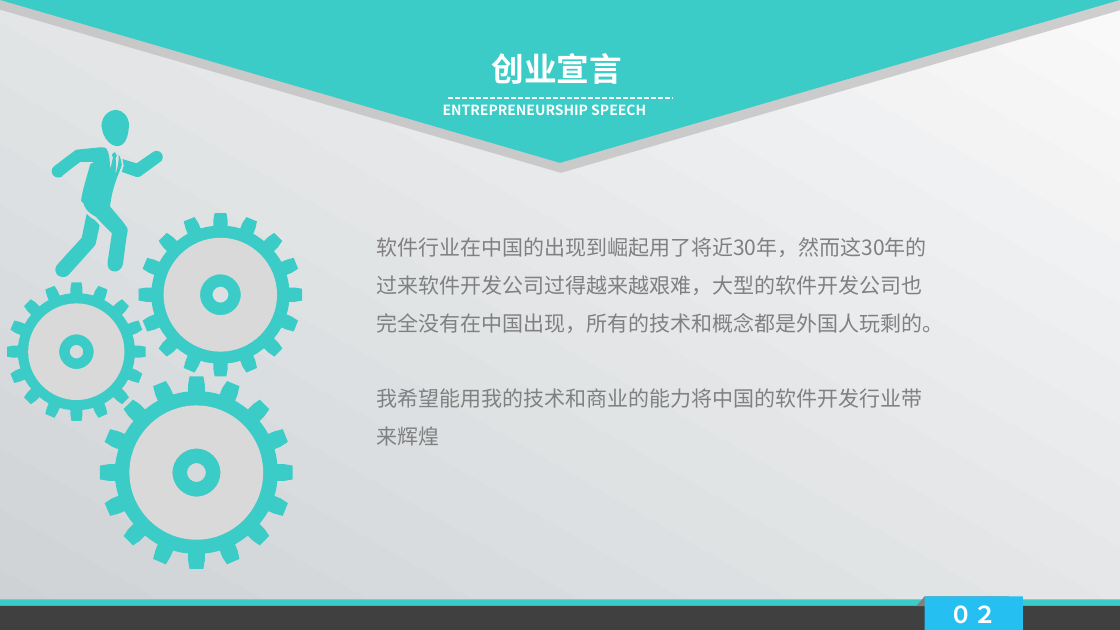
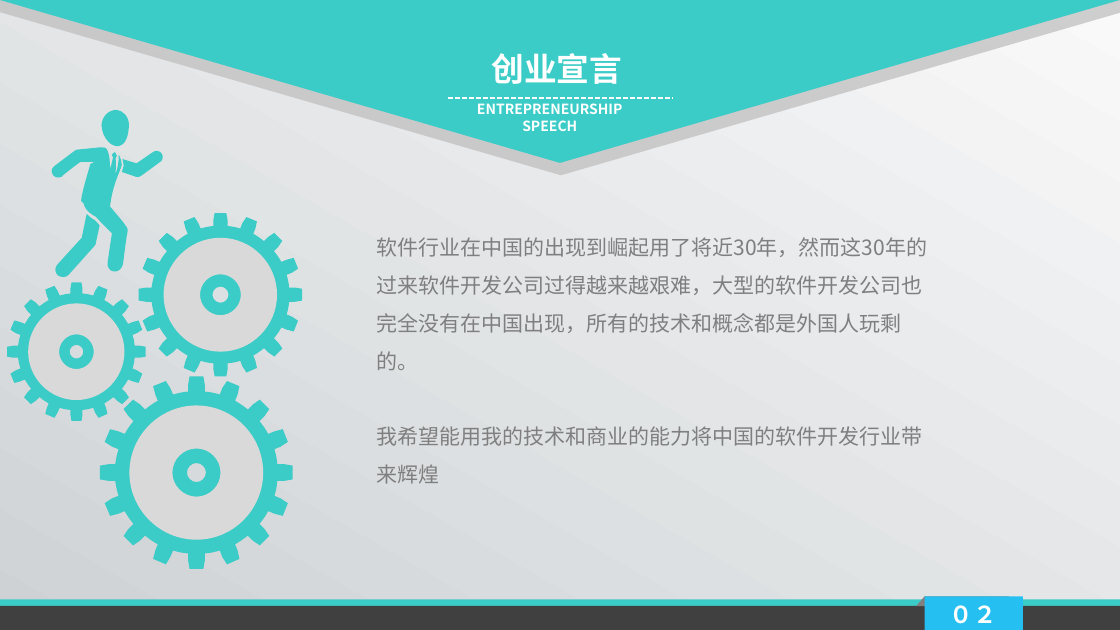
Before and after one commit to alucard263096/BP, a slide deck: slide 2 of 云易创云开发平台商业计划书.pptx. Drawn at 1120x630 pixels with LibreOffice and Linux fonts; fonts in the diff are those of the drawing. Boxes give left, top, right and bottom in pixels: in the first picture for what was removed or moved away, otherwise in the second. Text is boxed around its words. In the diff, an @@ line names an element or a change of style, - is before the commit and + after.

```diff
--- a/云易创云开发平台商业计划书.pptx
+++ b/云易创云开发平台商业计划书.pptx
@@ triangle at [0,0,1120,175]: proportions changed @@
@@ text "ENTREPRENEURSHIP SPEECH": place and size @@
-text "ENTREPRENEURSHIP SPEECH" at [443,104,646,115]
+text "ENTREPRENEURSHIP SPEECH" at [477,103,622,131]
@@ text "ENTREPRENEURSHIP SPEECH" at [477,103,622,131]: alignment left to centre @@
@@ text "软件行业在中国的出现到崛起用了将近30年，然而这30年的过来软件开发公司过得越来越艰难，大型的软件开发公司也完全没有在中 ..." at [377,237,927,446]: text colour #808080 to #7F7F7F @@
```
Also in this commit, not shown: 33 other slides changed.
